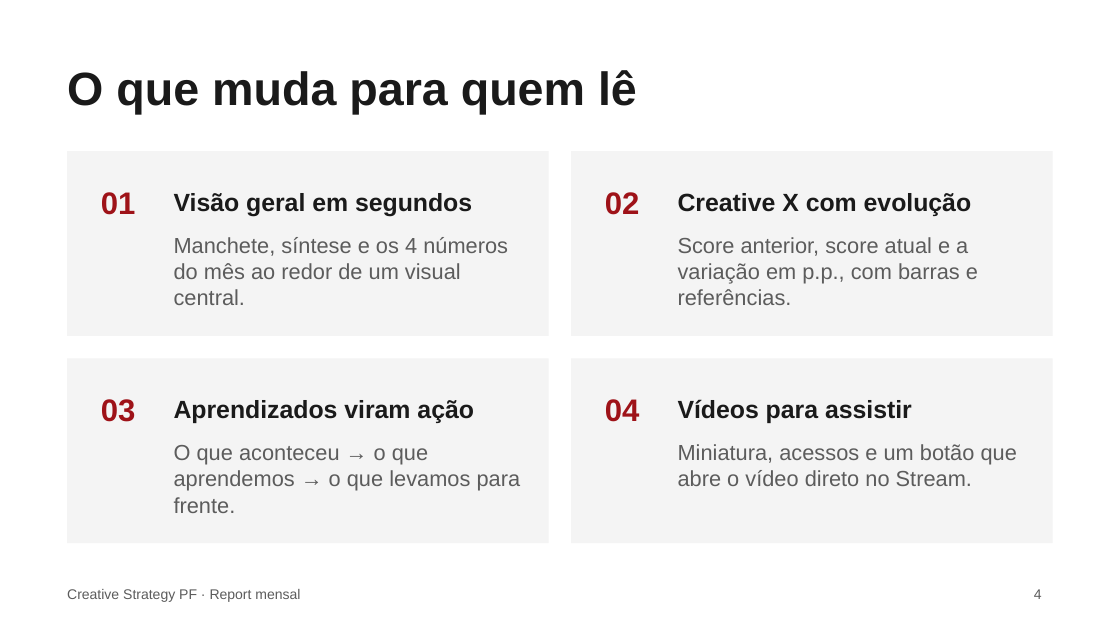
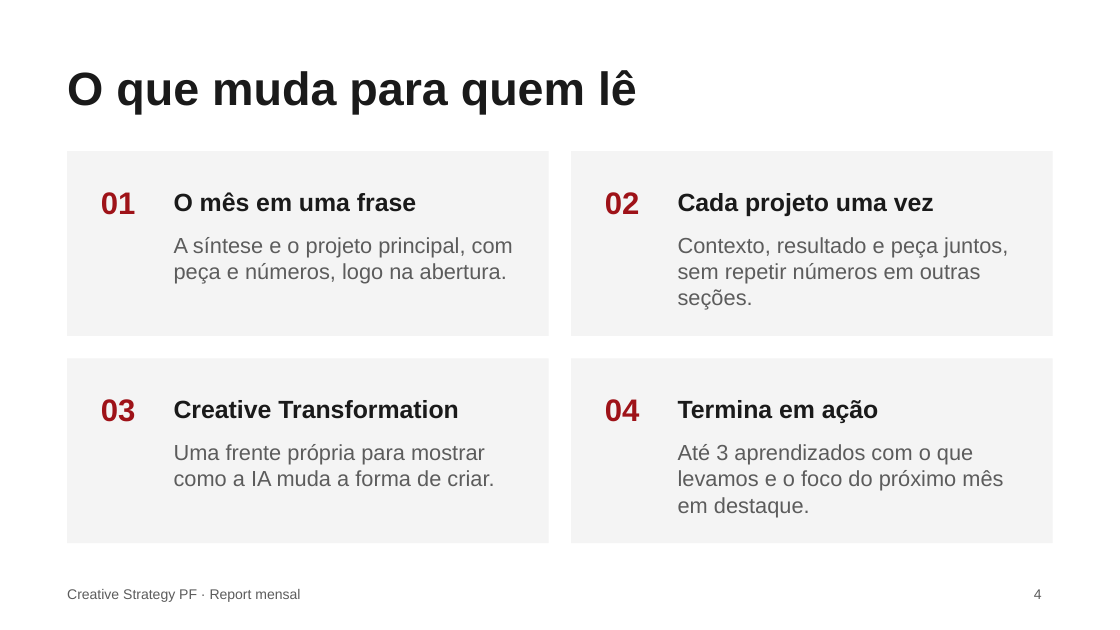
Before and after one commit to fabrizzioriccelli/report_mensal_st, a slide deck: slide 4 of docs/apresentacao-report-mensal.pptx. Drawn at 1120x630 pixels with LibreOffice and Linux fonts; fonts in the diff are those of the drawing. Boxes give left, top, right and bottom in pixels: in the first picture for what was removed or moved away, otherwise in the second. Text is boxed around its words. In the diff, an @@ line names an element or a change of style, - is before the commit and + after.

```diff
--- a/docs/apresentacao-report-mensal.pptx
+++ b/docs/apresentacao-report-mensal.pptx
@@ text at [174, 192, 416, 212]: text changed @@
-Visão geral em segundos
+O mês em uma frase
@@ text at [678, 193, 934, 216]: text changed @@
-Creative X com evolução
+Cada projeto uma vez
@@ text at [174, 237, 513, 284]: text changed @@
-Manchete, síntese e os 4 números do mês ao redor de um visual central.
+A síntese e o projeto principal, com peça e números, logo na abertura.
@@ text at [678, 237, 1008, 310]: text changed @@
-Score anterior, score atual e a variação em p.p., com barras e referências.
+Contexto, resultado e peça juntos, sem repetir números em outras seções.
@@ text at [174, 400, 459, 419]: text changed @@
-Aprendizados viram ação
+Creative Transformation
@@ text at [678, 400, 879, 423]: text changed @@
-Vídeos para assistir
+Termina em ação
@@ text at [174, 444, 494, 486]: text changed @@
-O que aconteceu → o que aprendemos → o que levamos para frente.
+Uma frente própria para mostrar como a IA muda a forma de criar.
@@ text at [678, 444, 1003, 517]: text changed @@
-Miniatura, acessos e um botão que abre o vídeo direto no Stream.
+Até 3 aprendizados com o que levamos e o foco do próximo mês em destaque.
```
Also in this commit, not shown: 5 other slides changed, 1 slide added, 45 other files.
